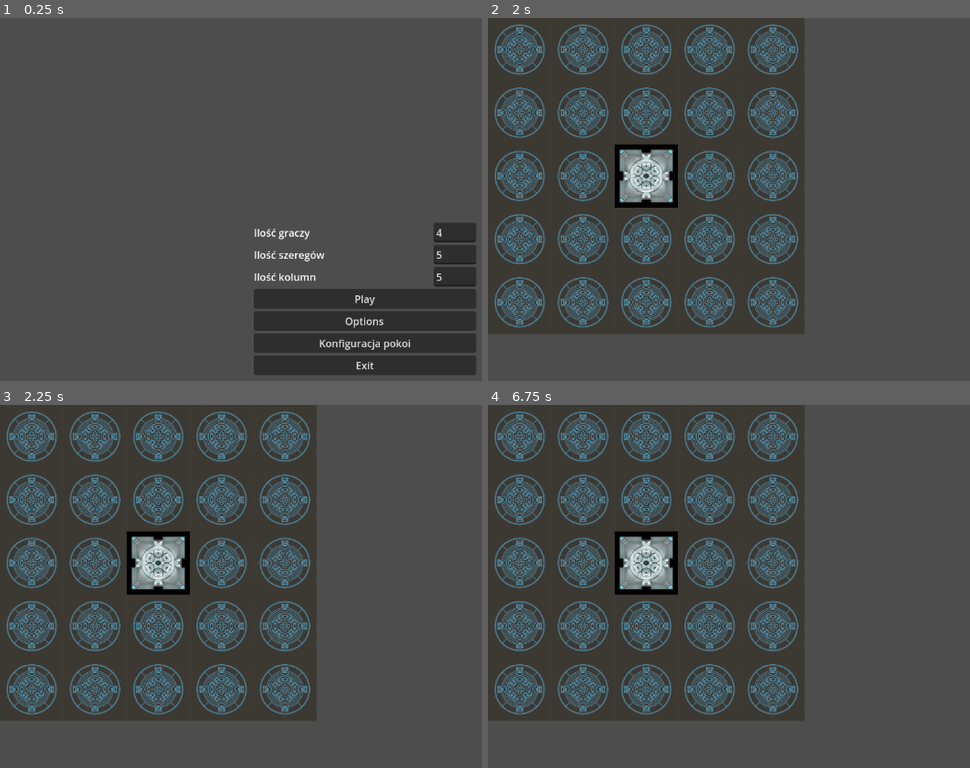
Above: before the commit, frames 1-4 (two rows, left to right).
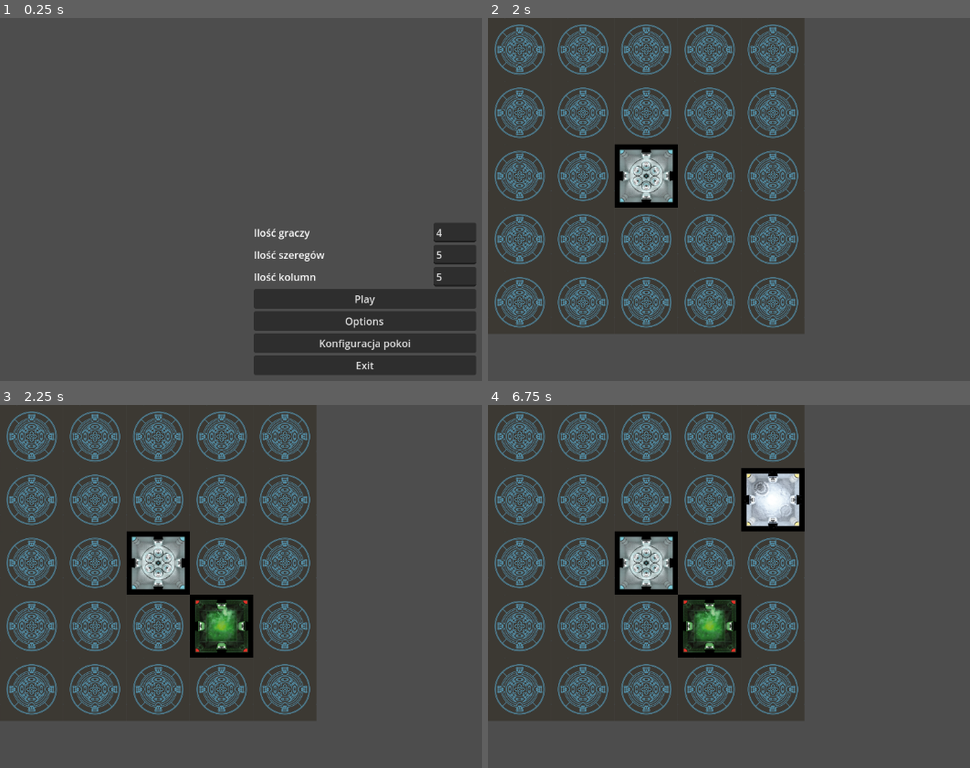
Above: after the commit, the same moments.

Repository: super12pl/strona25
Game: Godot game, scene res://scenes/Menu.tscn
The game is run twice, just before and just after one commit, with the same random seed, the same clock (stepped at 60 frames per second) and the same inputs.
Inputs (mouse positions are in pixels of both pictures, inside the frame that each line leads up to):
- Up to frame 1 (0.25 s): no input
- Up to frame 2 (2 s): click "Play" at 0.5 s; tap Enter at 1.25 s; move the mouse to (outside the picture) at 1.27 s; press the mouse at (outside the picture) at 1.28 s
- Up to frame 3 (2.25 s): tap Space at 2 s; move the mouse to (216, 630) at 2.02 s; release the mouse at (216, 630) at 2.03 s; right-click (216, 630) at 2.1 s; click (216, 630) at 2.17 s
- Up to frame 4 (6.75 s): tap Enter at 2.75, 4.25 s; move the mouse to (926, 521) at 2.77 s; press the mouse at (926, 521) at 2.78 s; tap Space at 3.5, 5 s; move the mouse to (815, 691) at 3.52 s; release the mouse at (815, 691) at 3.53 s; right-click (815, 691) at 3.6 s; click (815, 691) at 3.67 s; move the mouse to (outside the picture) at 4.27 s; press the mouse at (outside the picture) at 4.28 s; move the mouse to (632, 546) at 5.02 s; release the mouse at (632, 546) at 5.03 s; right-click (632, 546) at 5.1 s; click (632, 546) at 5.17 s; move the mouse to (888, 608) at 5.77 s; press the mouse at (888, 608) at 5.78 s; move the mouse to (743, 506) at 6.52 s; release the mouse at (743, 506) at 6.53 s; right-click (743, 506) at 6.6 s; click (743, 506) at 6.67 s

Frames 1-2 are identical in both runs. In frame 3, 2.2% of the frame differs, in the area x 39-53%, y 52-70%; in frame 4, 4.5%, in the area x 39-66%, y 17-70%.
Error before the commit: Attempt to call function 'local_to_map' in base 'null instance' on a null instance. (res://code/gra.gd:17)

Commit message:
ig że działa

Diff:
--- a/scenes/gra.tscn
+++ b/scenes/gra.tscn
@@ -1,12 +1,9 @@
 [gd_scene load_steps=3 format=3 uid="uid://bqj3s2cquk4xa"]
 
-[ext_resource type="Script" path="res://code/gra.gd" id="1_ku1yj"]
+[ext_resource type="Script" path="res://code/Gra.gd" id="1_06ssy"]
 [ext_resource type="PackedScene" uid="uid://cckc05uk0frwy" path="res://scenes/gameBoard.tscn" id="1_sx0l2"]
 
-[node name="Gra" type="Node2D"]
-script = ExtResource("1_ku1yj")
-
-[node name="Control3" type="Control" parent="."]
+[node name="Control" type="Control"]
 layout_mode = 3
 anchors_preset = 15
 anchor_right = 1.0
@@ -14,20 +11,23 @@
 grow_horizontal = 2
 grow_vertical = 2
 
-[node name="Control" type="Control" parent="Control3"]
-layout_mode = 1
+[node name="Gra" type="Node2D" parent="."]
+script = ExtResource("1_06ssy")
+
+[node name="Control" type="Control" parent="Gra"]
+layout_mode = 3
 anchors_preset = 0
 size_flags_horizontal = 0
 
-[node name="TileMap" parent="Control3/Control" instance=ExtResource("1_sx0l2")]
+[node name="TileMap" parent="Gra/Control" instance=ExtResource("1_sx0l2")]
 
-[node name="Control" type="Control" parent="Control3/Control"]
+[node name="Control" type="Control" parent="Gra/Control"]
 anchors_preset = 0
 offset_right = 40.0
 offset_bottom = 40.0
 
-[node name="Control2" type="Control" parent="Control3"]
-layout_mode = 1
+[node name="Control2" type="Control" parent="Gra"]
+layout_mode = 3
 anchors_preset = 3
 anchor_left = 1.0
 anchor_top = 1.0
@@ -38,7 +38,7 @@
 grow_horizontal = 0
 grow_vertical = 0
 
-[node name="VBoxContainer" type="HBoxContainer" parent="Control3/Control2"]
+[node name="VBoxContainer" type="HBoxContainer" parent="Gra/Control2"]
 layout_mode = 1
 anchors_preset = 3
 anchor_left = 1.0
@@ -50,9 +50,9 @@
 grow_horizontal = 0
 grow_vertical = 0
 
-[node name="typ" type="Label" parent="Control3/Control2/VBoxContainer"]
+[node name="typ" type="Label" parent="Gra/Control2/VBoxContainer"]
 layout_mode = 2
 
-[node name="Button" type="Button" parent="Control3/Control2/VBoxContainer"]
+[node name="Button" type="Button" parent="Gra/Control2/VBoxContainer"]
 layout_mode = 2
 text = "Exit"
